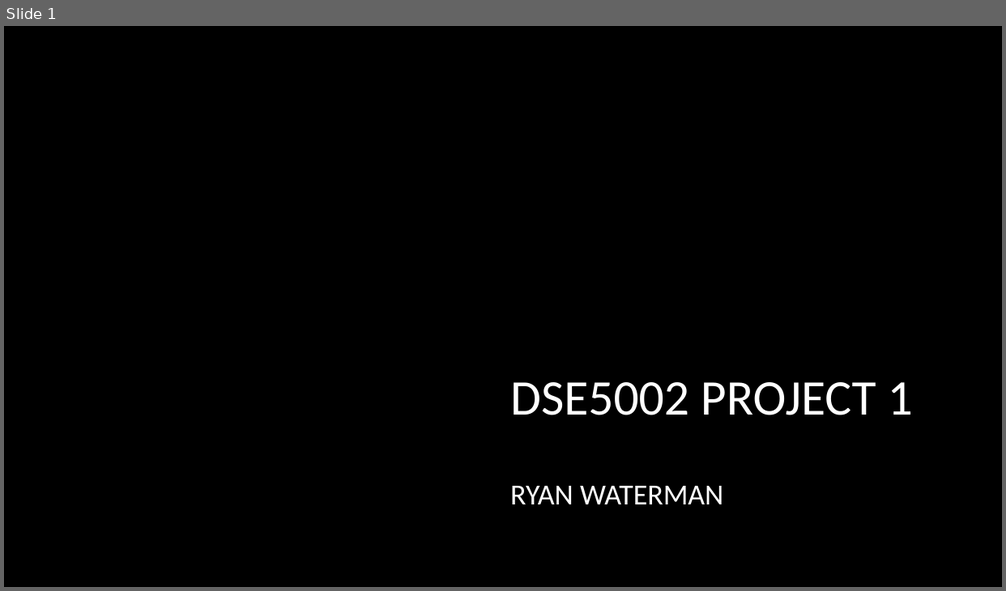
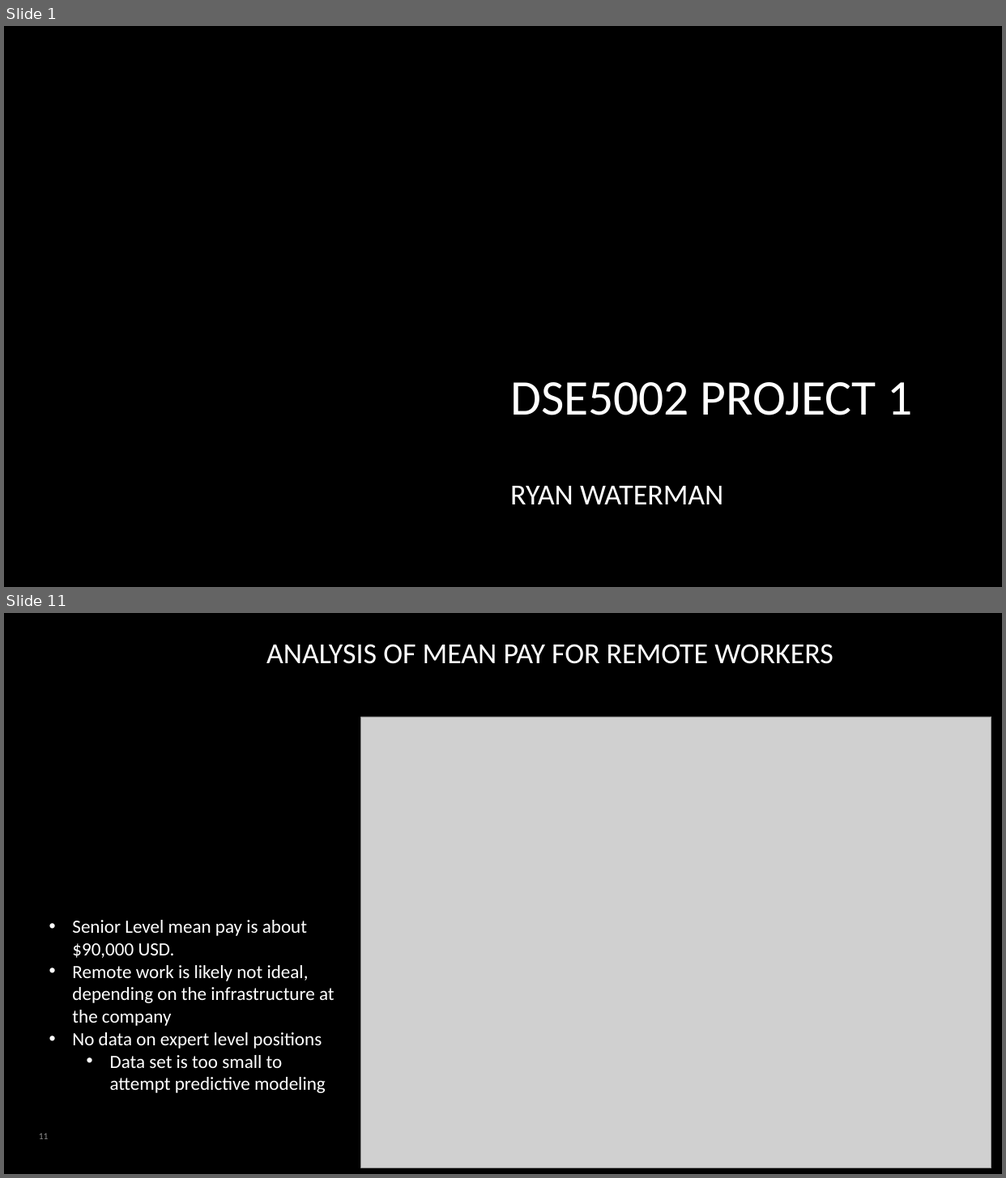
Before and after one commit to rcwaterman/DSE5002_Project_1, a slide deck: Presentation/Project_1_Presentation.pptx. Shown one above the other, each under a label of ours: slide 1 before the commit, slides 1 and 11 after it; the slides between them are not shown. The pictures are 1006x591 and 1006x1178 pixels, drawn with LibreOffice and Linux fonts; fonts in the diff are those of the drawing; grey boxes stand for pictures; background and template pictures are left out. Boxes give left, top, right and bottom in pixels: in the first picture for what was removed or moved away, otherwise in the second. Text is boxed around its words. In the diff, an @@ line names an element or a change of style, - is before the commit and + after.

Commit message:
Completing analysis

```diff
--- a/Presentation/Project_1_Presentation.pptx
+++ b/Presentation/Project_1_Presentation.pptx
@@ slide 11 added at [4, 613, 1002, 1174], background #000000 @@
@@ title added at [266, 644, 833, 664], 28 pt, text #FFFFFF @@
+ANALYSIS OF MEAN PAY FOR REMOTE WORKERS
@@ picture added at [361, 717, 991, 1168] @@
@@ text added at [72, 920, 334, 1093], 18 pt, text #FFFFFF @@
+• Senior Level mean pay is about $90,000 USD.
+• Remote work is likely not ideal, depending on the infrastructure at the company
+• No data on expert level positions
+  • Data set is too small to attempt predictive modeling
@@ page number added at [39, 1133, 49, 1139], 9 pt, text #8C8C8C @@
+11
```
Also in this commit, not shown: 10 other slides added, 1 slide removed, 5 other files.
